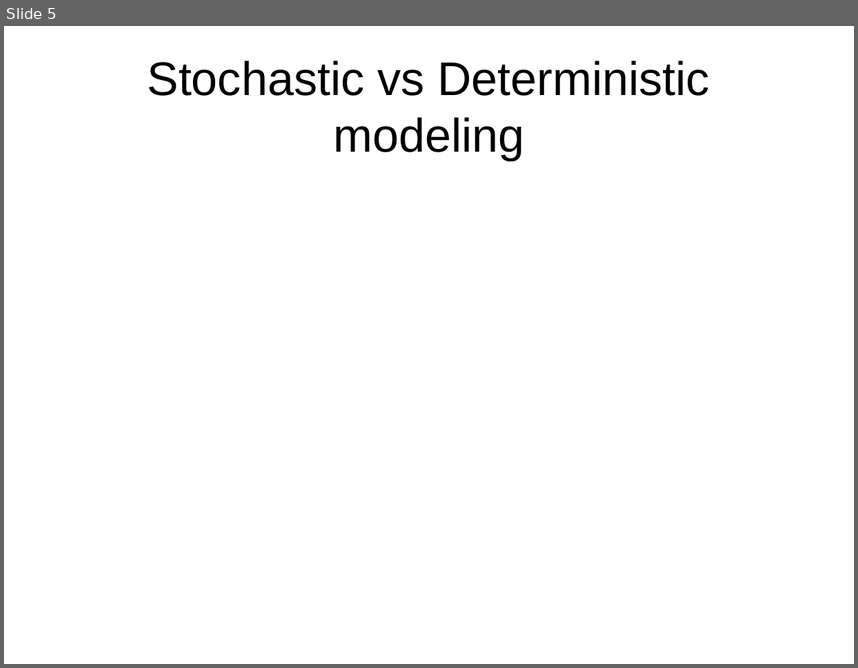
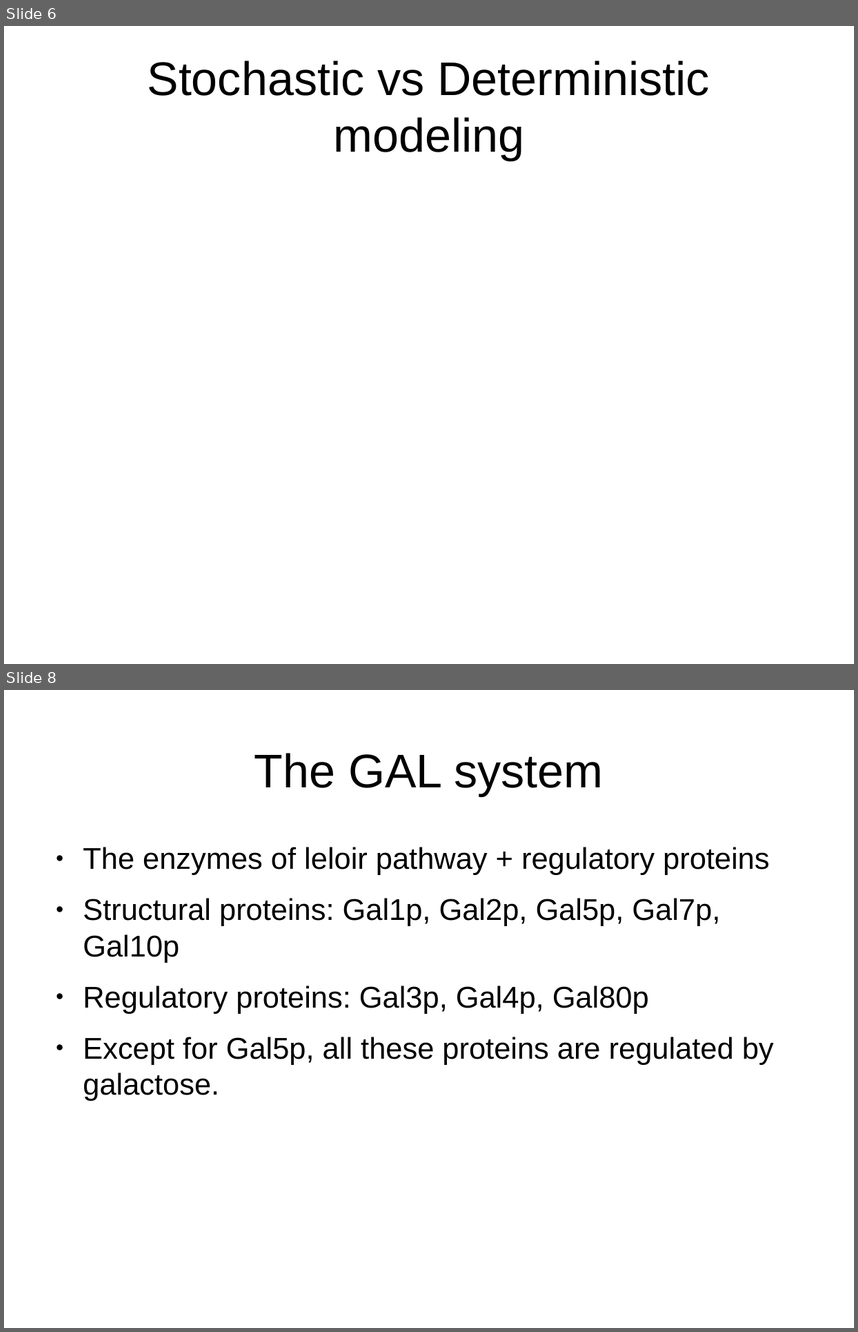
Before and after one commit to askhari139/a, a slide deck: presentation.odp. Shown one above the other, each under a label of ours: slide 5 before the commit, slides 6 and 8 after it; the slides between them are not shown. The pictures are 858x668 and 858x1332 pixels, drawn with LibreOffice and Linux fonts; fonts in the diff are those of the drawing. Boxes give left, top, right and bottom in pixels: in the first picture for what was removed or moved away, otherwise in the second. Text is boxed around its words. In the diff, an @@ line names an element or a change of style, - is before the commit and + after.

Commit message:
Added GAL system nature and some other stuff

```diff
--- a/presentation.odp
+++ b/presentation.odp
@@ slide 8 added at [4,690,854,1328], background #FFFFFF @@
@@ title added at [254,753,603,796], 44 pt, text #000000 @@
+The GAL system
@@ text added at [83,847,774,1101], 28 pt, text #000000 @@
+● The enzymes of leloir pathway + regulatory proteins
+● Structural proteins: Gal1p, Gal2p, Gal5p, Gal7p, Gal10p
+● Regulatory proteins: Gal3p, Gal4p, Gal80p
+● Except for Gal5p, all these proteins are regulated by galactose.
@@ what was slide 5 is now slide 6 @@
```
Also in this commit, not shown: 9 other slides added.
